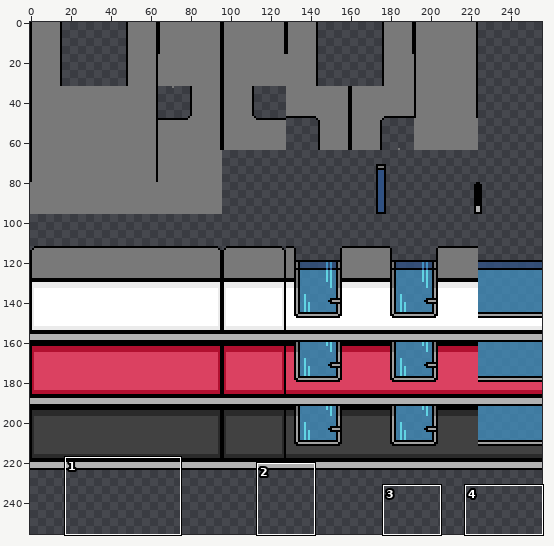
A pixel-art file gets an edit: Z-wall-tiles.ase. The first picture is a wide view before the edit; the outline marks the close-up.
Close-up. First the earlier version:
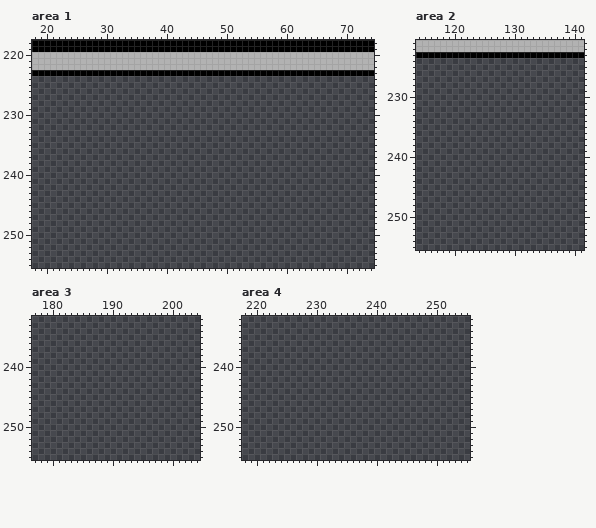
256x256 pixels, 1 frame. Colours within 5 levels of each other are drawn and written as one. Shown: area 1: x 18..74, y 218..255; area 2: x 114..141, y 221..255; area 3: x 177..204, y 232..255; area 4: x 218..255, y 232..255.
The same view after the edit:
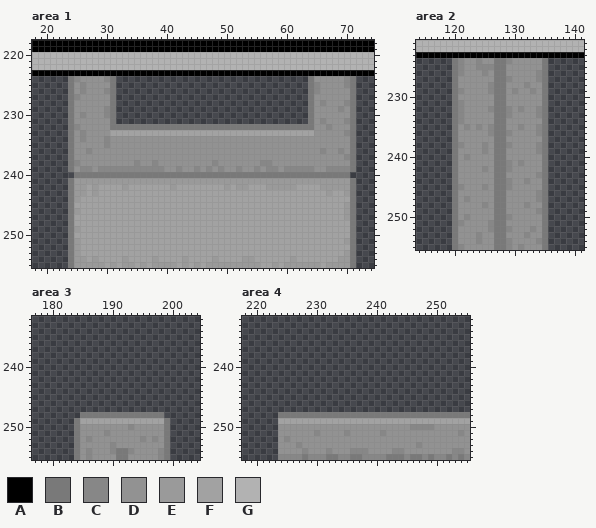
Palette (. is transparent): A #000000  B #797979  C #878787  D #929292  E #9a9a9a  F #a2a2a2  G #b2b2b2
Difference:
Changed rows in their new state; - is an unchanged pixel.
Area 1:
first column x 24:
224 BCDDDDCB--------------------------------BDDDDDCB
225 BDCDDDDB--------------------------------BCDDDDCB
226 BDCDDDCB--------------------------------BCDDDDDB
227 BCDDDDDB--------------------------------BDDDDDDB
228 BDDDDDDB--------------------------------BDCDDDCB
229 BDDDDDCB--------------------------------BDDDDCDB
230 BDCDDDCB--------------------------------BDDDDDDB
231 BDDDDDDB--------------------------------BDCDDDCB
232 BCDDDDDBBBBBBBBBBBBBBBBBBBBBBBBBBBBBBBBBBDDCDDDB
233 BDCDDDDFFFFFFFFFFFFFFFFFFFFFFFFFFFFFFFFFFDDDDDCB
234 BDCDDDCDDDDDDDDDDDDDDDDDDDDDDDDDDDDDDDDDDDDDDDDB
235 BDDDDDCDDDDDDDDDDDDDDDDDDDDDDDDDDDDDDDDDDDDDDDDB
236 BDDCDDDDDDDDDDDDDDDDDDDDDDDDDDDDDDDDDDDDDDCDDCDB
237 BDDDDDDDDDDDDDDDDDDDDDDDDDDDDDDDDDDDDDDDDDDDDDCB
238 BCDDDDDDDDDCDDCDDDDDDDDDCDDDDDDDCCDDDDDDDDDDDDDB
239 BDCCDCCCCCCCCCCCDDCDDCDCDCDDCDDCDCCDCCCCCDDCCCCB
240 -BBBBBBBBBBBBBBBBBBBBBBBBBBBBBBBBBBBBBBBBBBBBBB-
241 BEEEEEEEEEEEEEEEEEEEEEEEEEEEEEEEEEEEEEEEEEEEEEEB
242 BEEFEFFFFEFFFFFFFEFFFFFFFFEFEEFFFEEEEEFFFFEEEEEB
243 BEEFEFFFFFFFFFFFFFFFFFFFFFFFFFFFFFFFFFFFFFFEFFEB
244 BEFFFFFFFFFFFFFFFFFFFFFFFFFFFFFFFFFFFFFFFFFFFFFB
245 BFFFFFFFFFFFFFFFFFFFFFFFFFFFFFFFFFFFFFFFFFFFFFEB
246 BEFFFFFFFFFFFFFFFFFFFFFFFFFFFFFFFFFFFFFFFFFFFFEB
247 BFFFFFFFFFFFFFFFFFFFFFFFFFFFFFFFFFFFFFFFFFFFFFEB
248 BFFFFFFFFFFFFFFFFFFFFFFFFFFFFFFFFFFFFFFFFFFFFFFB
249 BEFFFFFFFFFFFFFFFFFFFFFFFFFFFFFFFFFFFFFFFFFFFFFB
250 BFFFFFFFFFFFFFFFFFFFFFFFFFFFFFFFFFFFFFFFFFFFFFFB
251 BEFFFFFFFFFFFFFFFFFFFFFFFFFFFFFFFFFFFFFFFFFFFFEB
252 BEFFFFFFFFFFFFFFFFFFFFFFFFFFFFFFFFFFFFFFFFFFFFFB
253 BEFFFFFFFFFFFFFFFFFFFFFFFFFFFFFFFFFFFFFFFFFFFFEB
254 BEEFEFFFFEFFFFEFFFFEFFFFEFFFFEEFFFFFFEFFFFFFFEEB
255 BEEEEEFEFEEFEFEEEEFEFEFEEEEEEEEEFFEFEEEEEEFEEEEB
Area 2:
first column x 120:
224 BCDDCDDBBCDDDDDB
225 BCDDCCCBBDDDDDDB
226 BCDDDCDBBDDDDDCB
227 BDDDDDDBBCDDDDCB
228 BDDDDDCBBDDDCDDB
229 BCDDDDCBBDCDDCDB
230 BDDDDDDBBDDDDDDB
231 BCDDDDDBBDDDDDDB
232 BCDDDDCBBCDCDDCB
233 BCDDDDDBBCDDDDCB
234 BCDDDDDBBDDDDDDB
235 BDCDCDCBBDDCDDCB
236 BDDDDDCBBCDDDDCB
237 BDDDDDDBBDDDDDDB
238 BCDDDCDBBCDDDDCB
239 BDDDDCDBBDDDDDCB
240 BDCDDDDBBDDDDDDB
241 BDDDDDDBBCDCDDDB
242 BDDDDCDBBCDDDDDB
243 BDDDDDDBBDDDDDCB
244 BDDDDDDBBCDDCDDB
245 BCDDDCDBBCDDDDDB
246 BDDDDDDBBDDDDDCB
247 BDCDDDDBBDDDDDCB
248 BDDDDCDBBDDDCDDB
249 BDDDDDDBBDDDDDCB
250 BDCDDDDBBCDDDDDB
251 BCDDDDCBBDDDDDDB
252 BDDDDDCBBCDDDCDB
253 BDDDCDDBBDDDCDDB
254 BDDDCDDBBCDDDDCB
255 BCDDDDDBBCDCDDDB
Area 3:
first column x 184:
248 -BBBBBBBBBBBBBB-
249 BFFFFFFFFFFFFFFB
250 BDDDDDDDDCDDDDDB
251 BDDDDCDDDDDDDDDB
252 BDCDDDDDDDDCDCDB
253 BDDDDDCDDDDDDDDB
254 BDCDDDCBBCDDDDCB
255 BDCDDDDBBDDDDDCB
Area 4:
first column x 224:
248 BBBBBBBBBBBBBBBBBBBBBBBBBBBBBBBB
249 FFFFFFFFFFFFFFFFFFFFFFFFFFFFFFFF
250 DDDDDDDDDDDDDDDDDDDDDDCCCCDDDDDD
251 DDDDDDCDDDDCDDDDDCDDDDDDDDDDDDCD
252 DCDDDDDDDDDDDDDDDDDDDDDDDDDDDDDD
253 DDDCDDDDDDDDDDDDDDDDDDDCDDDDDDDD
254 DDDDCDDDCDDDCCCDDDDCCDDDDDDDDCCD
255 CCCCBCCCBBCCBBCCCCBBBCBBCBCCBCBC
